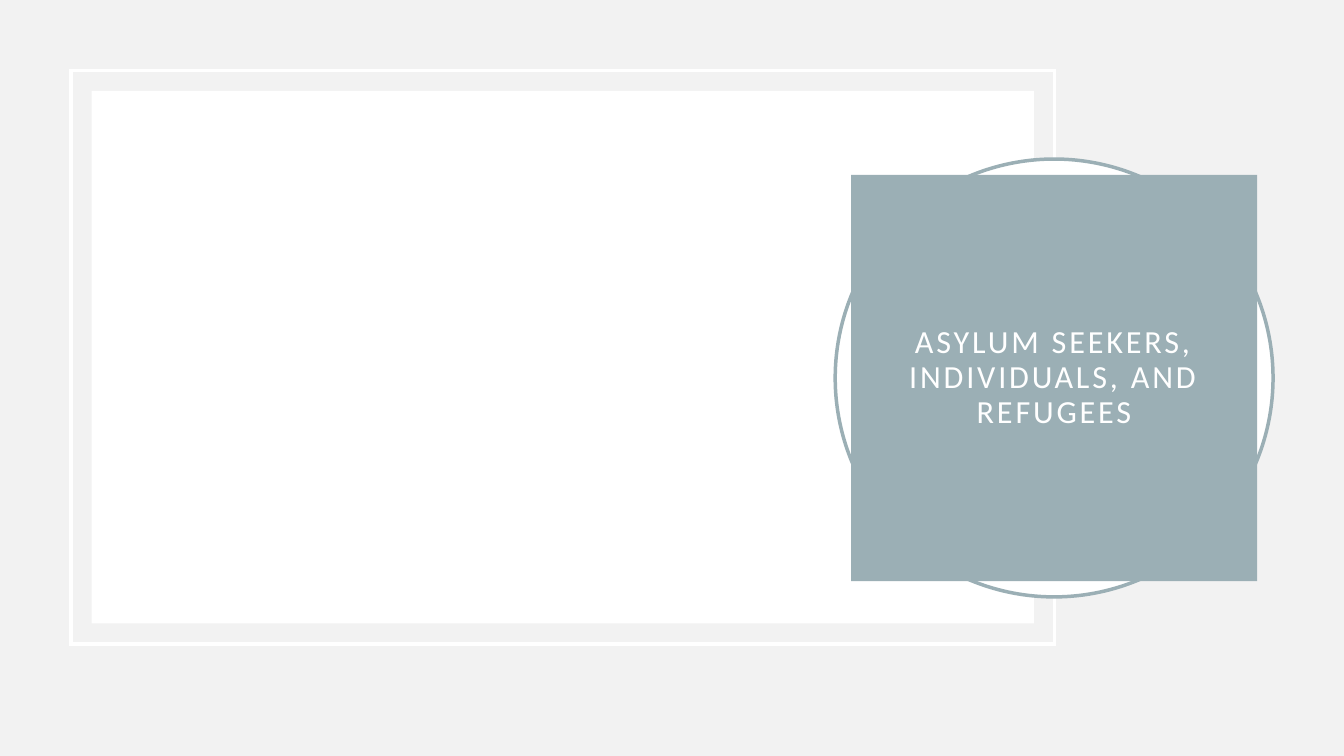
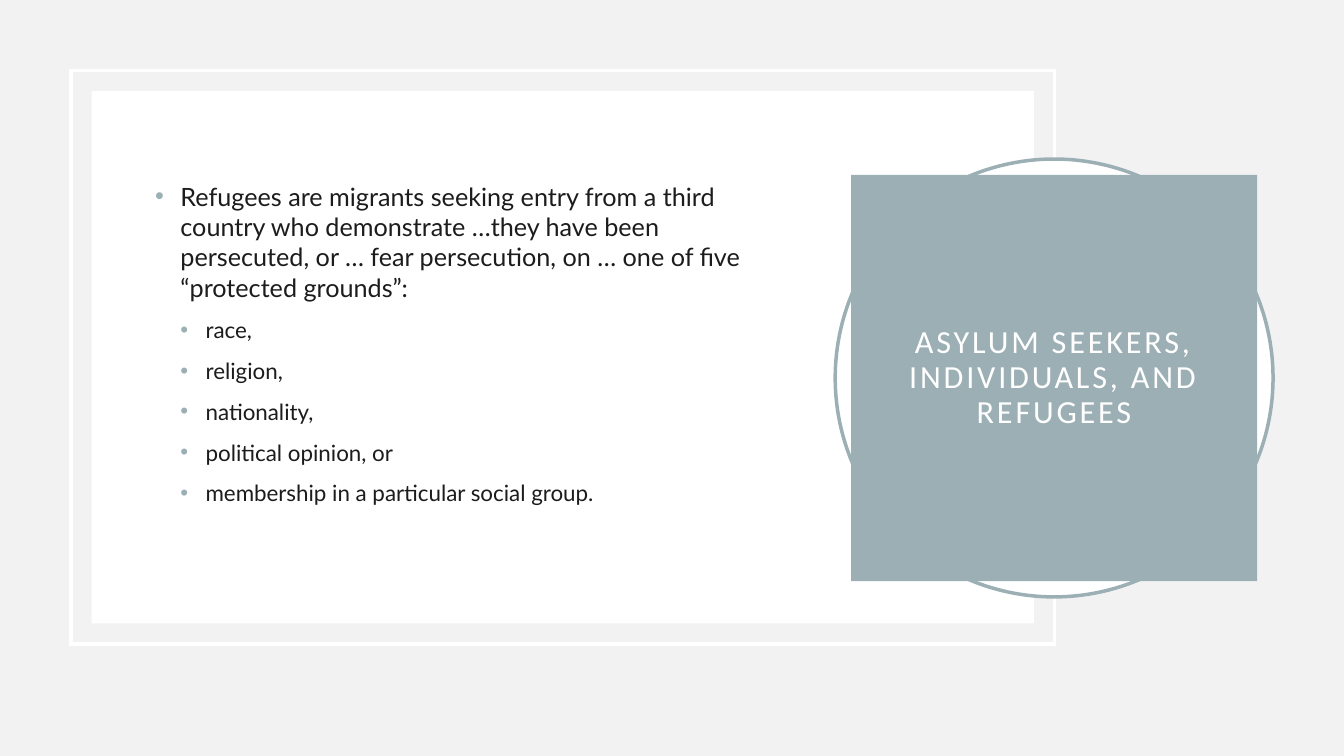
Before and after one commit to ASwigart/groupproject-3, a slide deck: slide 3 of GrpProject3.pptx. Drawn at 1344x756 pixels with LibreOffice and Linux fonts; fonts in the diff are those of the drawing. Boxes give left, top, right and bottom in pixels: in the first picture for what was removed or moved away, otherwise in the second. Text is boxed around its words. In the diff, an @@ line names an element or a change of style, - is before the commit and + after.

```diff
--- a/GrpProject3.pptx
+++ b/GrpProject3.pptx
@@ text added at bbox=[180, 187, 740, 505], 18 pt, text #1D1C1D @@
+• Refugees are migrants seeking entry from a third country who demonstrate …they have been persecuted, or … fear persecution, on … one of five “protected grounds”:
+  • race,
+  • religion,
+  • nationality,
+  • political opinion, or
+  • membership in a particular social group.
```
Also in this commit, not shown: 6 other slides changed, 1 other file.
